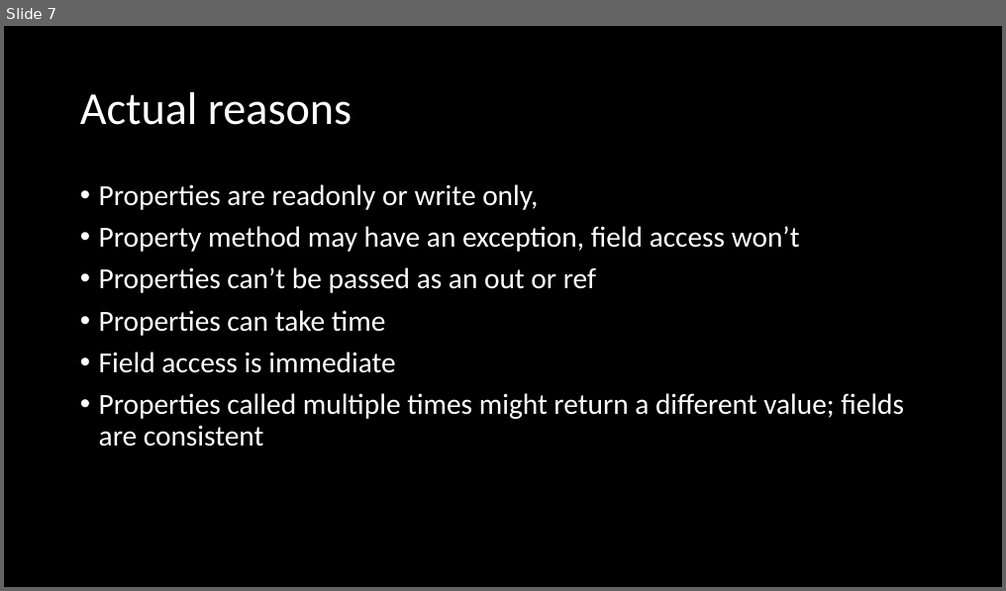
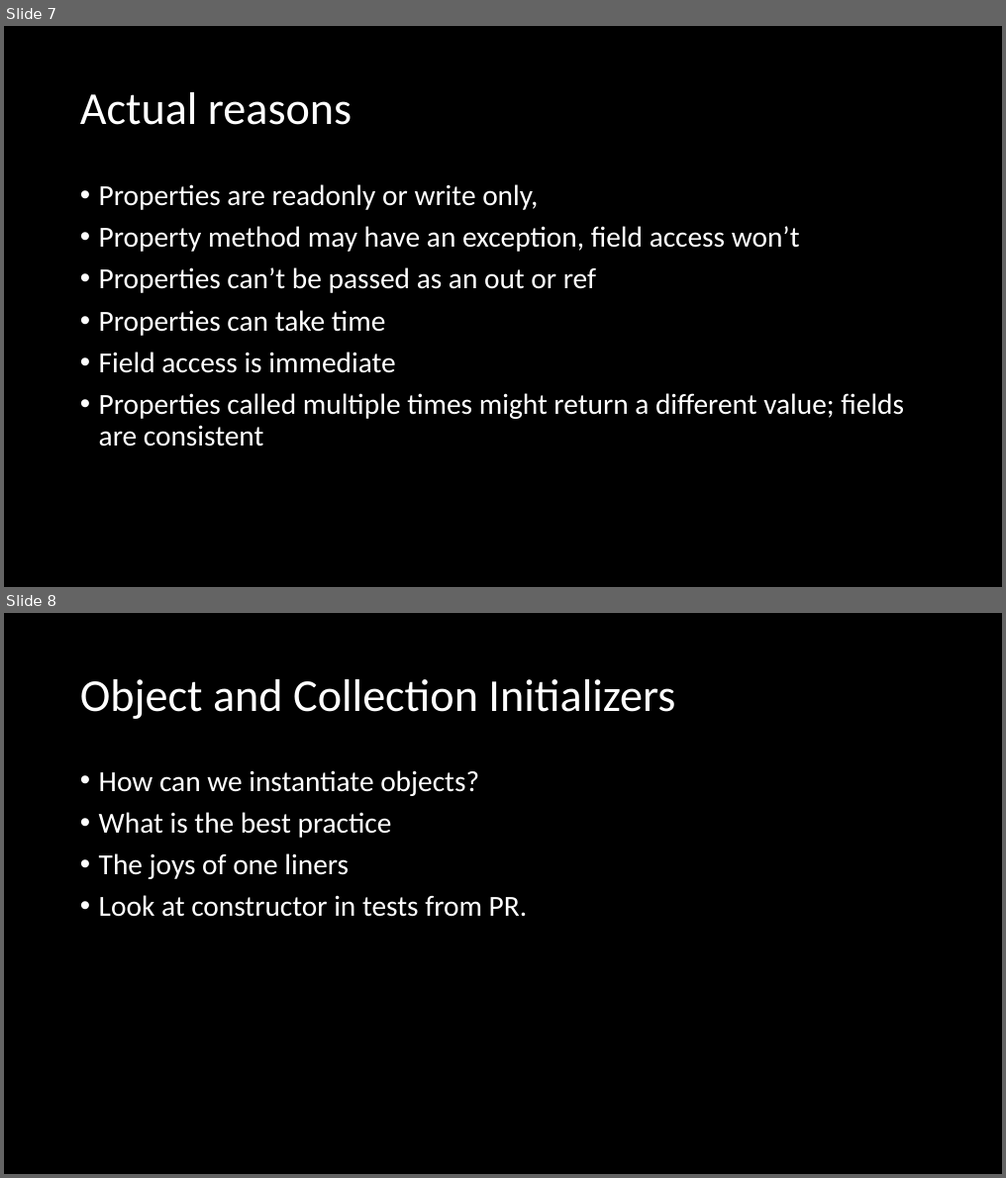
Before and after one commit to microsoft/Flash_University, a slide deck: CLR_via_CSharp/Chapter 10 - Properties/Properties.pptx. Shown one above the other, each under a label of ours: slide 7 before the commit, slides 7 and 8 after it. The pictures are 1006x591 and 1006x1178 pixels, drawn with LibreOffice and Linux fonts; fonts in the diff are those of the drawing. Boxes give left, top, right and bottom in pixels: in the first picture for what was removed or moved away, otherwise in the second. Text is boxed around its words. In the diff, an @@ line names an element or a change of style, - is before the commit and + after.

```diff
--- a/CLR_via_CSharp/Chapter 10 - Properties/Properties.pptx
+++ b/CLR_via_CSharp/Chapter 10 - Properties/Properties.pptx
@@ slide 8 added at (4,613,1002,1174), background #000000 @@
@@ title added at (80,679,675,719), 44 pt, text #FFFFFF @@
+Object and Collection Initializers
@@ text added at (99,770,528,917), 28 pt, text #FFFFFF @@
+• How can we instantiate objects?
+• What is the best practice
+• The joys of one liners
+• Look at constructor in tests from PR.
```
Also in this commit, not shown: 1 other slide added, 1 other file.
